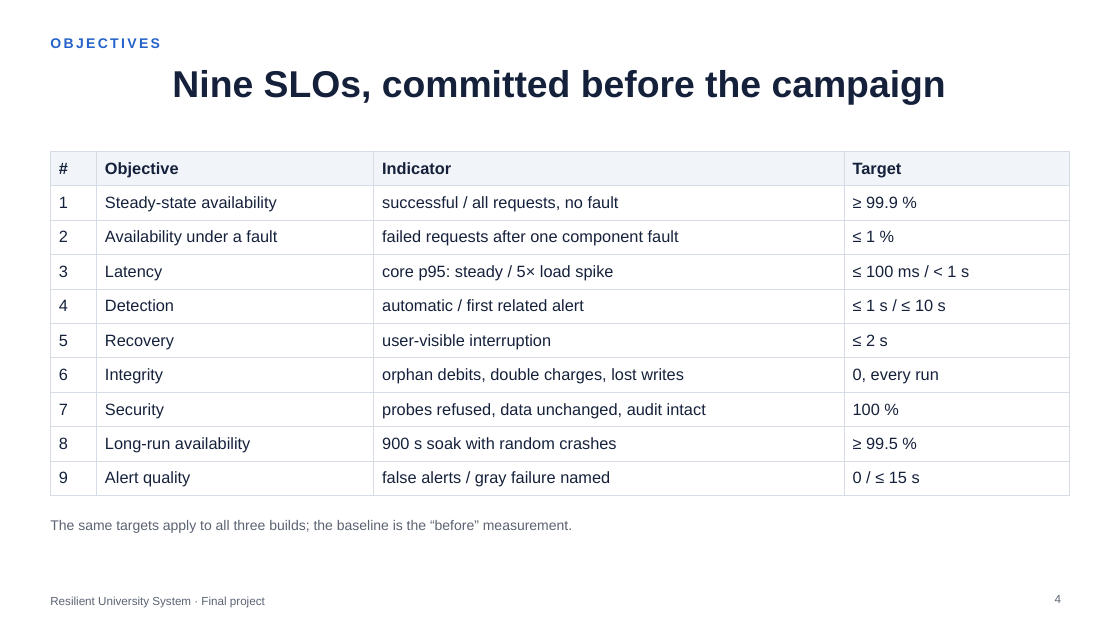
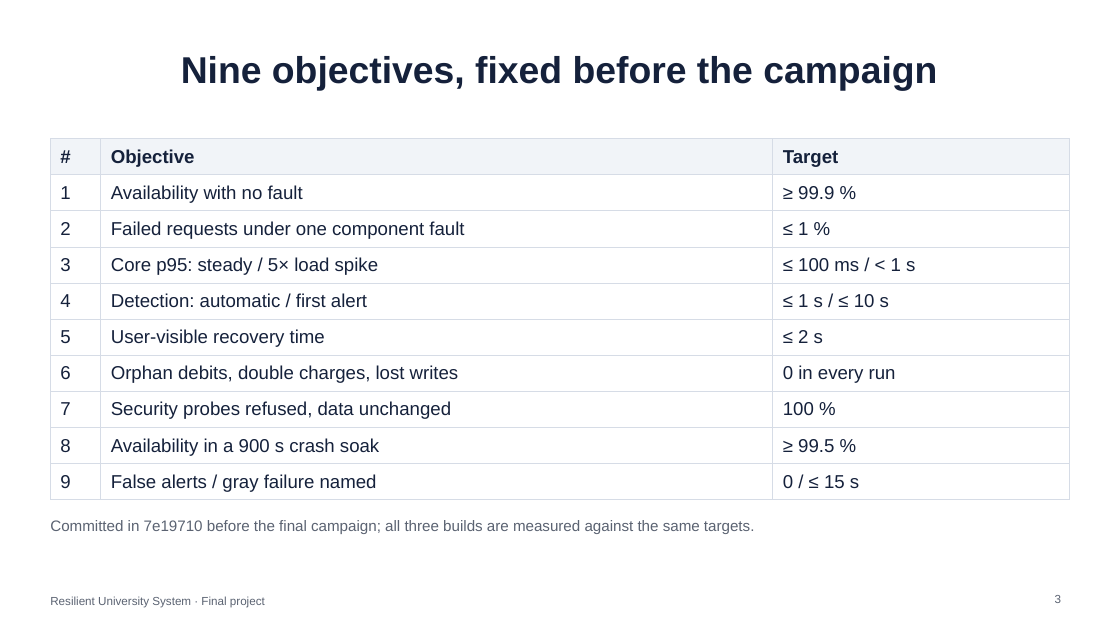
Before and after one commit to Choppa2077/ft-university, a slide deck: slide 3 of docs/final/Final_Presentation.pptx (slide 4 before the commit). Drawn at 1120x630 pixels with LibreOffice and Linux fonts; fonts in the diff are those of the drawing. Boxes give left, top, right and bottom in pixels: in the first picture for what was removed or moved away, otherwise in the second. Text is boxed around its words. In the diff, an @@ line names an element or a change of style, - is before the commit and + after.

```diff
--- a/docs/final/Final_Presentation.pptx
+++ b/docs/final/Final_Presentation.pptx
@@ text removed at (50, 38, 160, 48) @@
-OBJECTIVES
@@ title at (181, 56, 937, 91): text changed @@
-Nine SLOs, committed before the campaign
+Nine objectives, fixed before the campaign
@@ table at (50, 139, 1070, 496) @@
-column 2: Objective | Steady-state availability | Availability under a fault | Latency | Detection | Recovery | Integrity | Security | Long-run availability | Alert quality
-column 3: Indicator | successful / all requests, no fault | failed requests after one component fault | core p95: steady / 5× load spike | automatic / first related alert | user-visible interruption | orphan debits, double charges, lost writes | probes refused, data unchanged, audit intact | 900 s soak with random crashes | false alerts / gray failure named
-column 4: Target | ≥ 99.9 % | ≤ 1 % | ≤ 100 ms / < 1 s | ≤ 1 s / ≤ 10 s | ≤ 2 s | 0, every run | 100 % | ≥ 99.5 % | 0 / ≤ 15 s
+column 2: Objective | Availability with no fault | Failed requests under one component fault | Core p95: steady / 5× load spike | Detection: automatic / first alert | User-visible recovery time | Orphan debits, double charges, lost writes | Security probes refused, data unchanged | Availability in a 900 s crash soak | False alerts / gray failure named
+column 3: Target | ≥ 99.9 % | ≤ 1 % | ≤ 100 ms / < 1 s | ≤ 1 s / ≤ 10 s | ≤ 2 s | 0 in every run | 100 % | ≥ 99.5 % | 0 / ≤ 15 s
@@ table: place and size @@
-table at (50, 151, 1070, 491)
+table at (50, 139, 1070, 496)
@@ text at (50, 520, 754, 534): text changed; size 12 to 13 pt @@
-The same targets apply to all three builds; the baseline is the “before” measurement.
+Committed in 7e19710 before the final campaign; all three builds are measured against the same targets.
@@ page number at (1055, 595, 1061, 603): text changed @@
-4
+3
```
Also in this commit, not shown: 8 other slides changed, 3 slides added, 8 slides removed, 7 other files.
